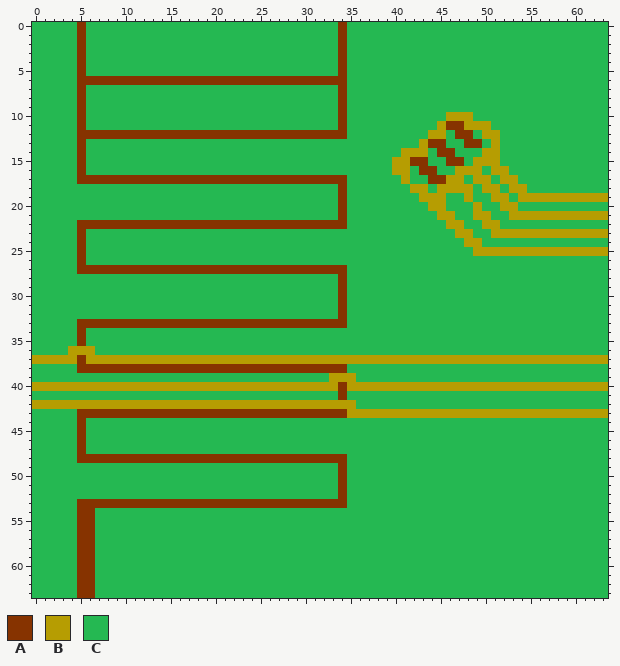
Pixel-art sprite: Assets/Art/Sprites/Boundary.png. The first picture shows the starting point.
The file is 64x64 pixels.
Palette (. is transparent): A #863300  B #b69d02  C #25b852
And afterwards:
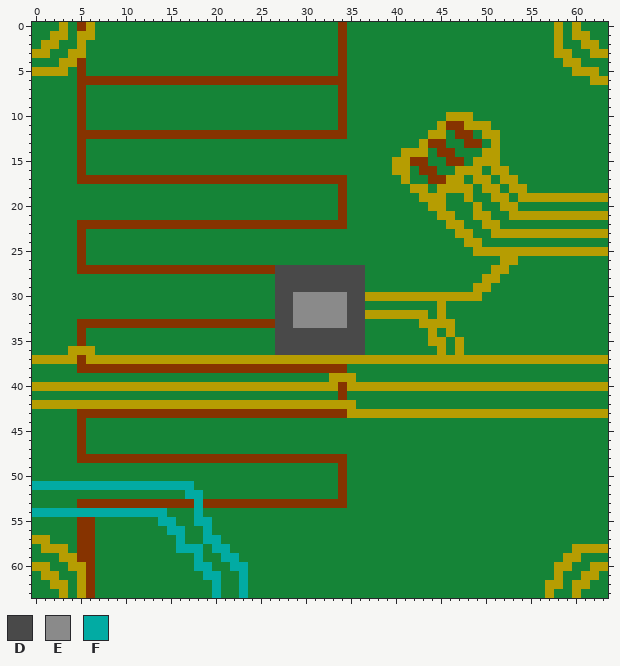
Colours new in this view: D #494949  E #8a8a8a  F #02aba3
The edit:
colour C: #25b852 -> #158437
y 0: x 3 C -> B; x 6 C -> B; x 58 C -> B; x 60 C -> B
y 1: x 2..3 CC -> BB; x 5..6 AC -> BB; x 58 C -> B; x 60..61 CC -> BB
y 2: x 1..2 CC -> BB; x 5 A -> B; x 58 C -> B; x 61..62 CC -> BB
y 3: x 0..1 CC -> BB; x 4..5 CA -> BB; x 58..59 CC -> BB; x 62..63 CC -> BB
y 4: x 3..4 CC -> BB; x 59..60 CC -> BB
y 5: x 0..3 CCCC -> BBBB; x 60..62 CCC -> BBB
y 6: x 62..63 CC -> BB
y 26: x 52..53 CC -> BB
y 27: x 27..36 AAAAAAAACC -> DDDDDDDDDD; x 51..52 CC -> BB
y 28: x 27..36 CCCCCCCACC -> DDDDDDDDDD; x 50..51 CC -> BB
y 29: x 27..36 CCCCCCCACC -> DDDDDDDDDD; x 49..50 CC -> BB
y 30: x 27..49 CCCCCCCACCCCCCCCCCCCCCC -> DDEEEEEEDDBBBBBBBBBBBBB
y 31: x 27..36 CCCCCCCACC -> DDEEEEEEDD; x 45 C -> B
y 32: x 27..43 CCCCCCCACCCCCCCCC -> DDEEEEEEDDBBBBBBB; x 45 C -> B
y 33: x 27..36 AAAAAAAACC -> DDEEEEEEDD; x 43..46 CCCC -> BBBB
y 34: x 27..36 CCCCCCCCCC -> DDDDDDDDDD; x 44 C -> B; x 46 C -> B
y 35: x 27..36 CCCCCCCCCC -> DDDDDDDDDD; x 44..45 CC -> BB; x 47 C -> B
y 36: x 27..36 CCCCCCCCCC -> DDDDDDDDDD; x 45 C -> B; x 47 C -> B
y 51: x 0..17 CCCCCCCCCCCCCCCCCC -> FFFFFFFFFFFFFFFFFF
y 52: x 17..18 CC -> FF
y 53: x 18 A -> F
y 54: x 0..14 CCCCCAACCCCCCCC -> FFFFFFFFFFFFFFF; x 18 C -> F
y 55: x 14..15 CC -> FF; x 18..19 CC -> FF
y 56: x 15..16 CC -> FF; x 19 C -> F
y 57: x 0..1 CC -> BB; x 16 C -> F; x 19..20 CC -> FF
y 58: x 1..3 CCC -> BBB; x 16..18 CCC -> FFF; x 20..21 CC -> FF; x 60..63 CCCC -> BBBB
y 59: x 3..4 CC -> BB; x 18 C -> F; x 21..22 CC -> FF; x 59..60 CC -> BB
y 60: x 0..1 CC -> BB; x 4..5 CA -> BB; x 18..19 CC -> FF; x 22..23 CC -> FF; x 58..59 CC -> BB; x 62..63 CC -> BB
y 61: x 1..2 CC -> BB; x 5 A -> B; x 19..20 CC -> FF; x 23 C -> F; x 58 C -> B; x 61..62 CC -> BB
y 62: x 2..3 CC -> BB; x 5 A -> B; x 20 C -> F; x 23 C -> F; x 57..58 CC -> BB; x 60..61 CC -> BB
y 63: x 3 C -> B; x 5 A -> B; x 20 C -> F; x 23 C -> F; x 57 C -> B; x 60 C -> B
Where, in picture pixels (left, top, right, bottom), the same in both pictures:
changed: (32, 22, 608, 598)
